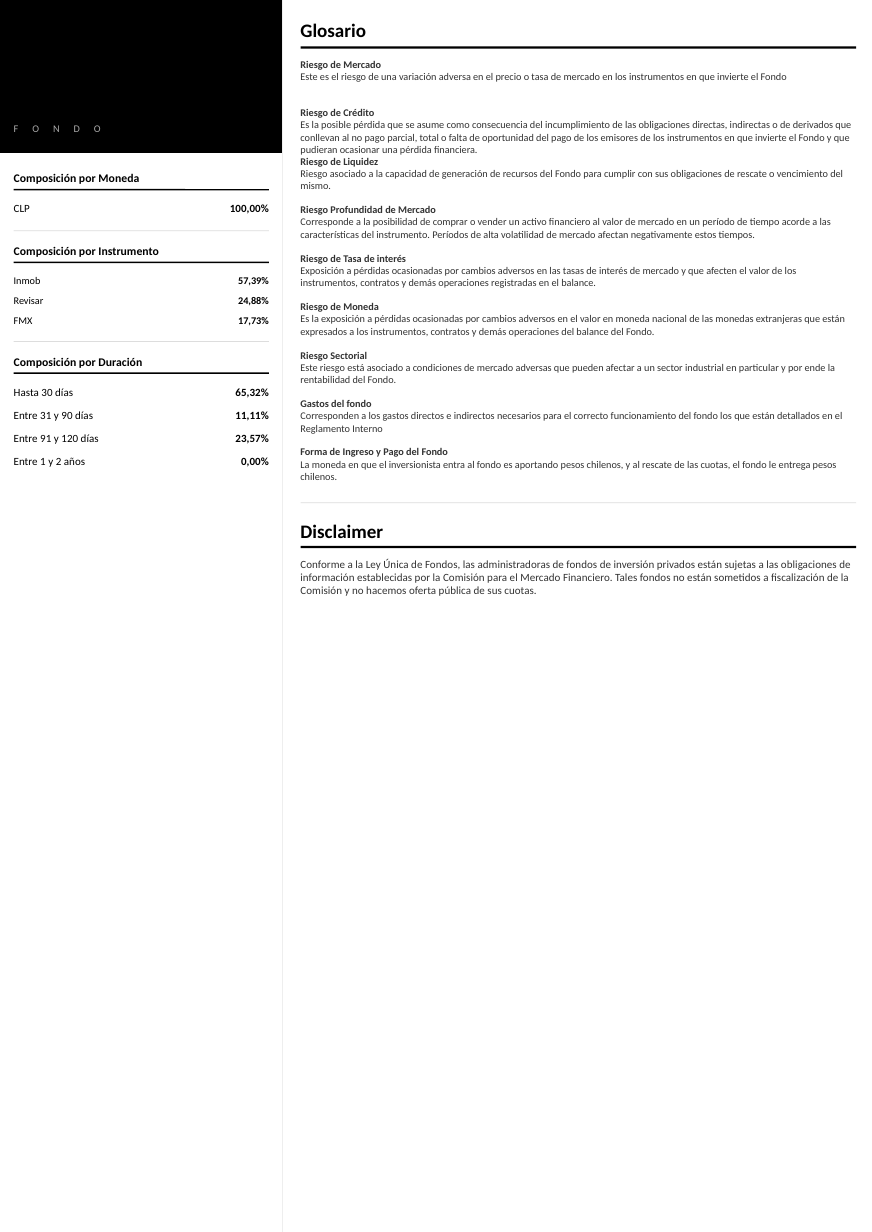
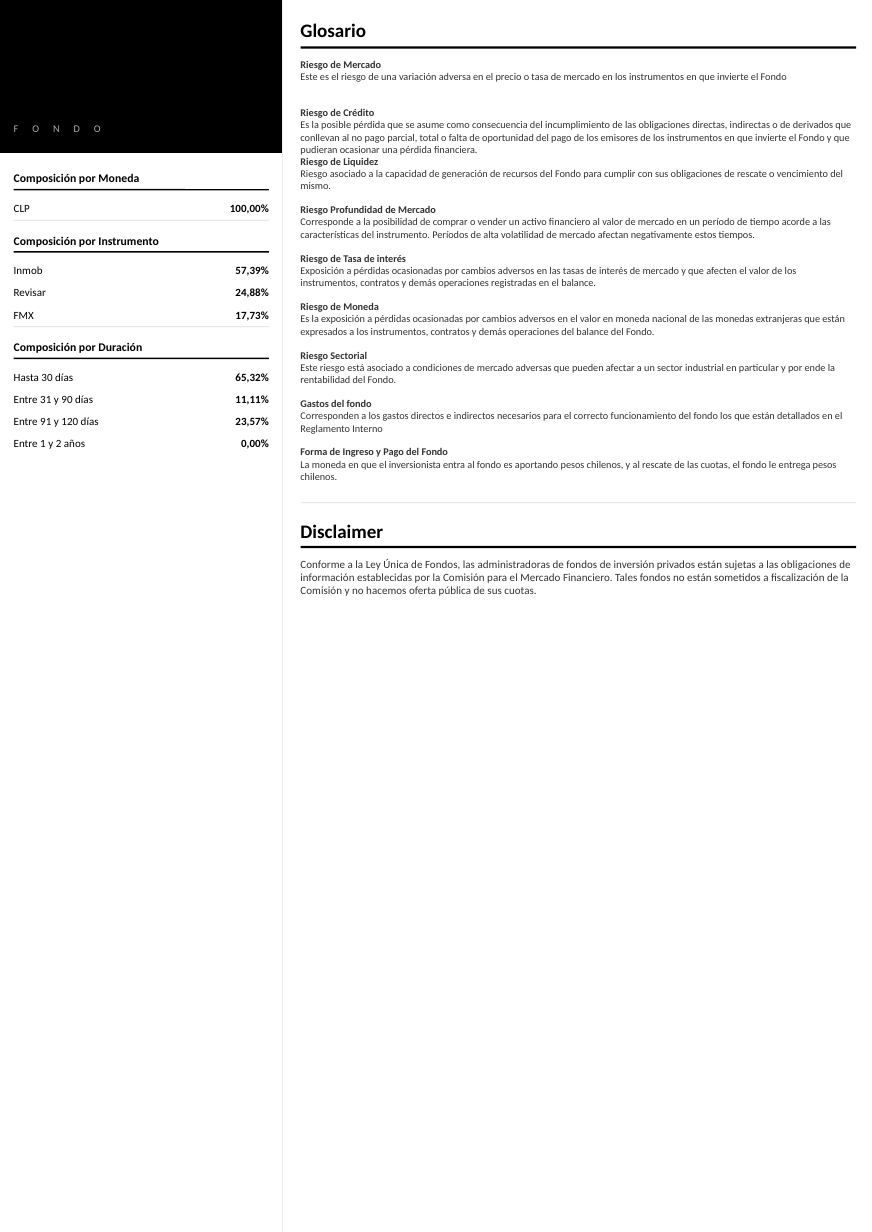
Before and after one commit to mivelascor/fondos-financieros, a slide deck: slide 2 of folletos/2026-04/pptx/FIP_VANTRUST_LIQUIDEZ_ALTO_CAPITAL.pptx. Drawn at 872x1232 pixels with LibreOffice and Linux fonts; fonts in the diff are those of the drawing. Boxes give left, top, right and bottom in pixels: in the first picture for what was removed or moved away, otherwise in the second. Text is boxed around its words. In the diff, an @@ line names an element or a change of style, - is before the commit and + after.

```diff
--- a/folletos/2026-04/pptx/FIP_VANTRUST_LIQUIDEZ_ALTO_CAPITAL.pptx
+++ b/folletos/2026-04/pptx/FIP_VANTRUST_LIQUIDEZ_ALTO_CAPITAL.pptx
@@ 5 texts, 2 lines: place and size @@
-5 texts, 2 lines at <box>14,231,269,305</box>
+5 texts, 2 lines at <box>14,220,269,298</box>
@@ size 7 to 7.5 pt in 6 elements at <box>14,312,34,319</box>, <box>235,311,268,321</box>, <box>14,288,46,296</box>, <box>235,288,268,298</box>, <box>14,266,43,274</box>, <box>235,266,268,276</box> @@
@@ 7 texts, 2 lines: place and size @@
-7 texts, 2 lines at <box>14,342,269,444</box>
+7 texts, 2 lines at <box>14,327,269,427</box>
@@ text "Entre 1 y 2 años": place and size @@
-text "Entre 1 y 2 años" at <box>14,457,85,467</box>
+text "Entre 1 y 2 años" at <box>14,439,85,449</box>
@@ text "0,00%": place and size @@
-text "0,00%" at <box>241,457,269,467</box>
+text "0,00%" at <box>241,439,269,449</box>
```
Also in this commit, not shown: 1 other slide changed, 22 other files.
